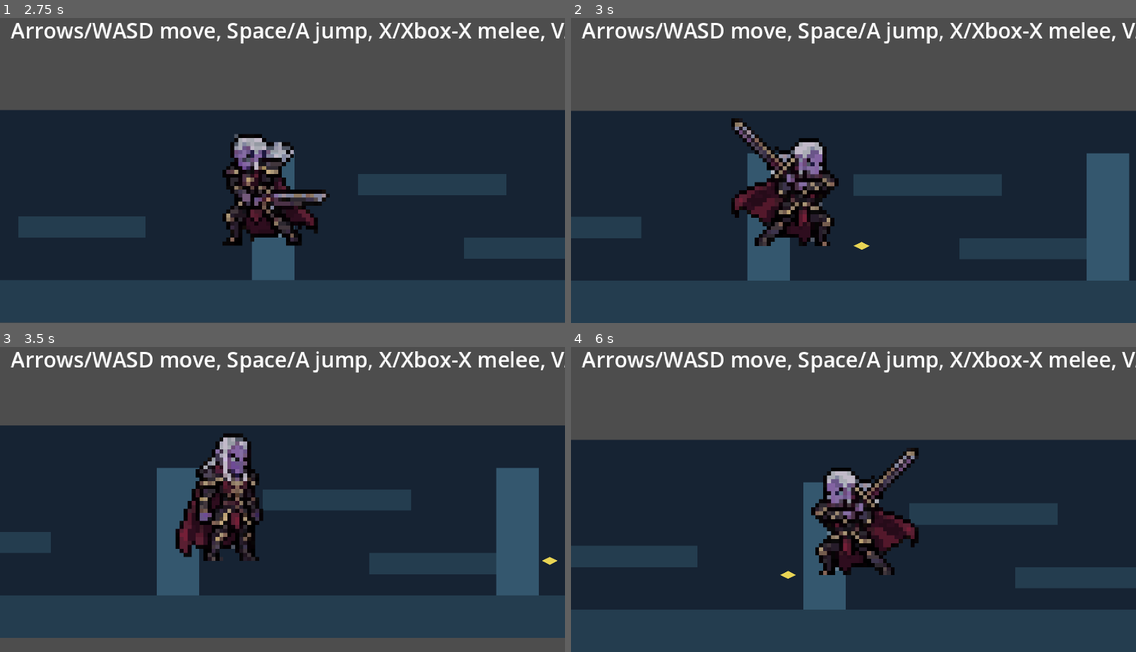
Above: before the commit, frames 1-4 (two rows, left to right).
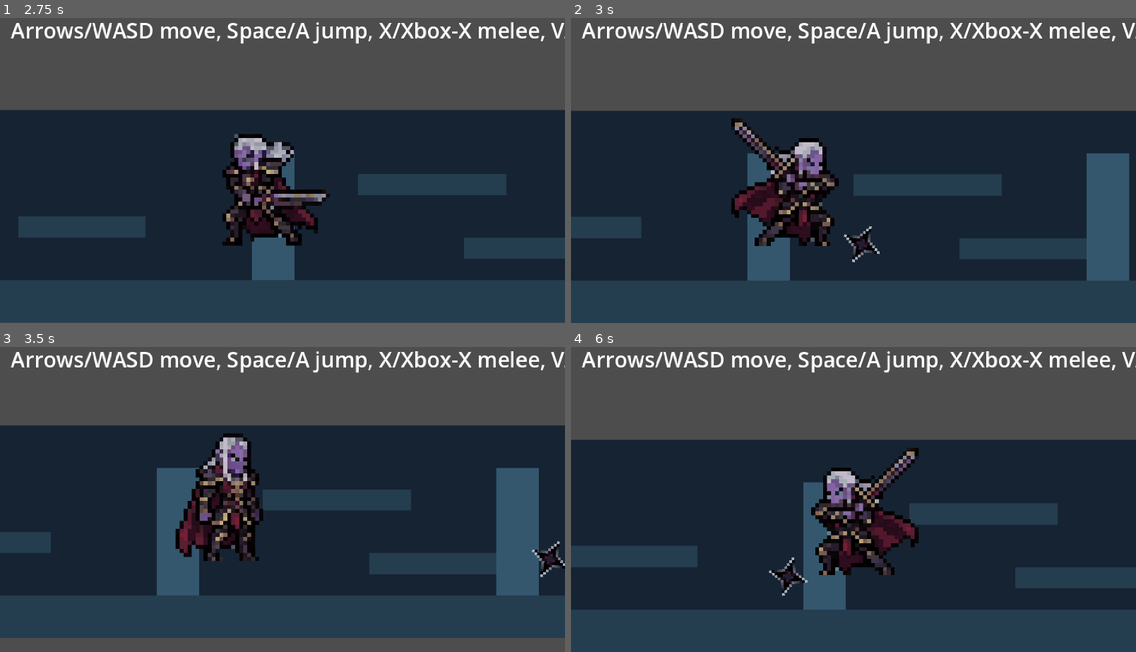
Above: after the commit, the same moments.

Repository: andrewgilliland/awash
Game: Godot game, scene res://scenes/main.tscn
Same seed, same stepped clock (60 frames per second), same inputs: the game is played once before the commit and once after it.
Inputs:
- Up to frame 1 (2.75 s): hold Right (move_right) 0.53-2.03 s; tap C (guard) at 0.6 s; tap Space (jump) at 0.77, 1.52 s; tap E (interact) at 1.35 s; hold Left (move_left) from 2.03 s (still down); hold X (melee_attack) from 2.03 s (still down)
- Up to frame 2 (3 s): release Left (move_left) at 2.78 s; release X (melee_attack) at 2.78 s; hold Right (move_right) from 2.78 s (still down); tap V (ranged_attack) at 2.85 s
- Up to frame 3 (3.5 s): keep holding Right (move_right); tap Space (jump) at 3.02 s
- Up to frame 4 (6 s): tap C (guard) at 3.6 s; tap Space (jump) at 3.77, 4.52 s; release Right (move_right) at 4.28 s; hold Left (move_left) 4.28-5.03 s; tap E (interact) at 4.35 s; hold Right (move_right) 5.03-5.78 s; hold X (melee_attack) 5.03-5.78 s; hold Left (move_left) from 5.78 s (still down); tap V (ranged_attack) at 5.85 s

Frame 1 is identical in both runs. In frame 2, 0.3% of the frame differs, in the area x 48-55%, y 68-81%; in frame 3, 0.3%; in frame 4, 0.3%.

Commit message:
Use sprite asset for projectile and add spin animation

Diff:
--- a/scenes/player/player_projectile.tscn
+++ b/scenes/player/player_projectile.tscn
@@ -1,6 +1,7 @@
-[gd_scene load_steps=3 format=3]
+[gd_scene load_steps=4 format=3 uid="uid://bvecq7rtg76pf"]
 
-[ext_resource type="Script" path="res://scripts/player/player_projectile.gd" id="1_w72w6"]
+[ext_resource type="Script" uid="uid://byf300kne642u" path="res://scripts/player/player_projectile.gd" id="1_w72w6"]
+[ext_resource type="Texture2D" uid="uid://cuaul4rumi5qn" path="res://assets/projectile.png" id="2_18jcs"]
 
 [sub_resource type="CircleShape2D" id="CircleShape2D_kyn2w"]
 radius = 3.0
@@ -13,6 +14,6 @@
 [node name="CollisionShape2D" type="CollisionShape2D" parent="."]
 shape = SubResource("CircleShape2D_kyn2w")
 
-[node name="Visual" type="Polygon2D" parent="."]
-color = Color(0.913725, 0.831373, 0.329412, 1)
-polygon = PackedVector2Array(0, -3, 6, 0, 0, 3, -6, 0)
+[node name="Visual" type="Sprite2D" parent="."]
+scale = Vector2(0.25, 0.25)
+texture = ExtResource("2_18jcs")
--- a/scripts/player/player_projectile.gd
+++ b/scripts/player/player_projectile.gd
@@ -6,10 +6,13 @@
 @export var lifetime_seconds: float = 1.1
 @export var damage: int = 1
 @export var knockback: Vector2 = Vector2(95.0, -25.0)
+@export var spin_speed_degrees: float = 720.0
 
 var _direction: float = 1.0
 var _time_left: float = 0.0
 var _has_resolved_hit: bool = false
+
+@onready var _visual: Node2D = $Visual as Node2D
 
 
 func _ready() -> void:
@@ -30,6 +33,8 @@
 		return
 
 	global_position += Vector2(speed * _direction * delta, 0.0)
+	if _visual != null:
+		_visual.rotation -= deg_to_rad(spin_speed_degrees) * delta * _direction
 
 
 func initialize(direction_sign: float, source: Node = null) -> void:
Binary file added: assets/projectile.png
Not shown, added: assets/projectile.png.import
Not shown: 1 places in scenes/player/player.tscn that only renumber resources
